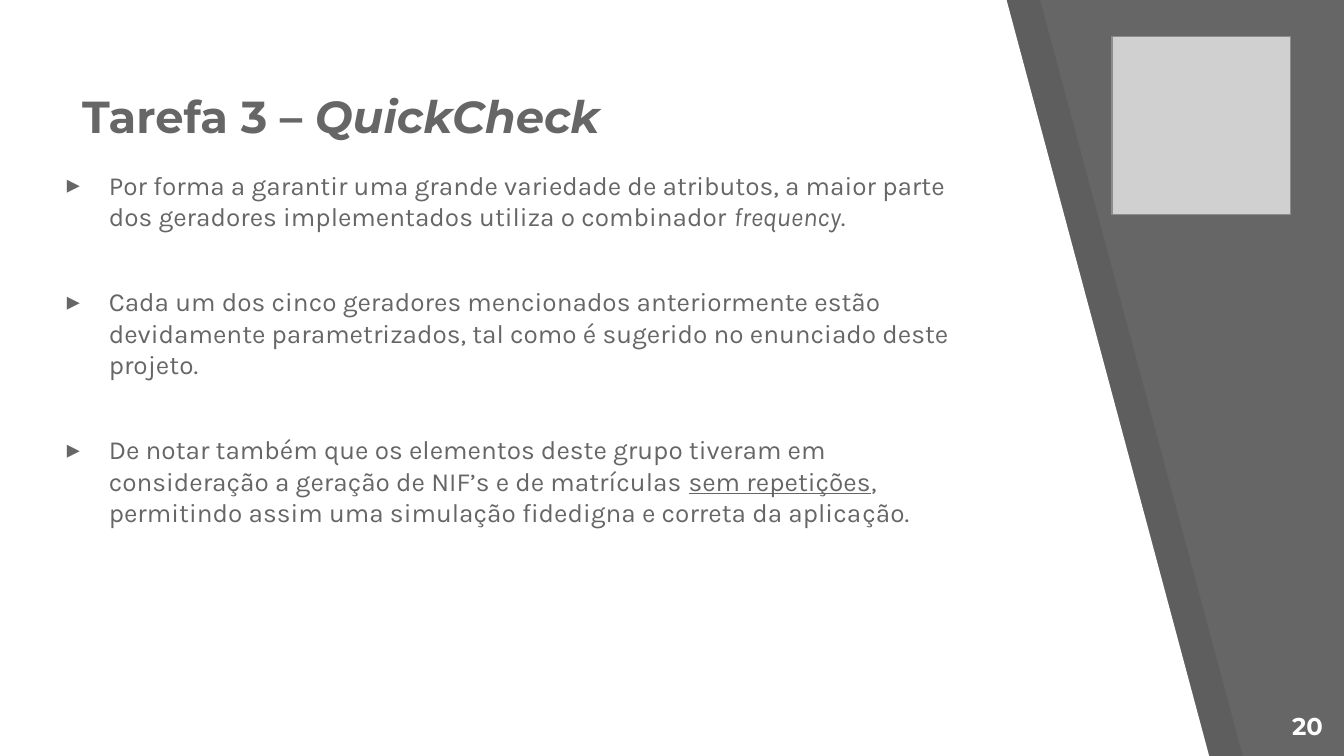
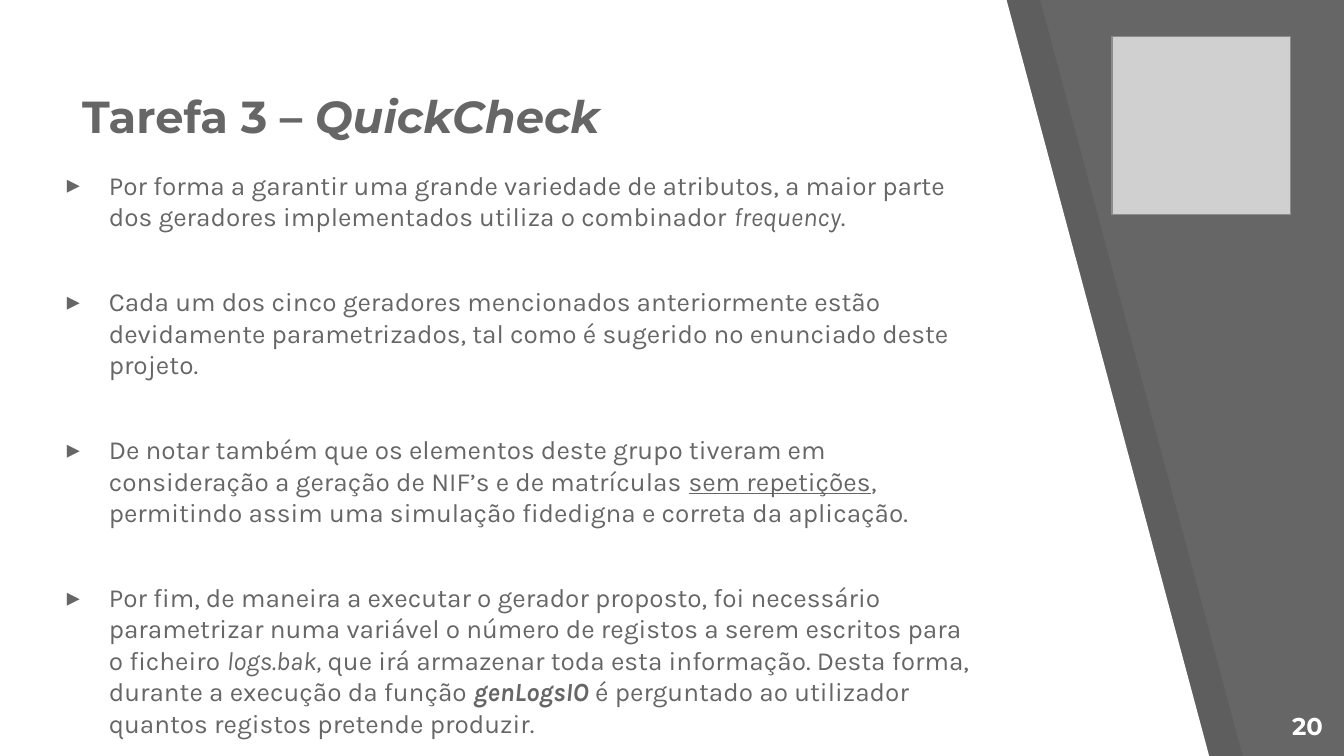
Before and after one commit to Nelson198/ATS, a slide deck: slide 20 of Apresentação.pptx. Drawn at 1344x756 pixels with LibreOffice and Linux fonts; fonts in the diff are those of the drawing; grey boxes stand for pictures. Boxes give left, top, right and bottom in pixels: in the first picture for what was removed or moved away, otherwise in the second. Text is boxed around its words. In the diff, an @@ line names an element or a change of style, - is before the commit and + after.

```diff
--- a/Apresentação.pptx
+++ b/Apresentação.pptx
@@ text at (109, 439, 969, 708): text changed @@
-▸ De notar também que os elementos deste grupo tiveram em consideração a geração de NIF’s e de matrículas sem repetições, permitindo assim uma simulação fidedigna e correta da aplicação.
+▸ De notar também que os elementos deste grupo tiveram em consideração a geração de NIF’s e de matrículas sem repetições, permitindo assim uma simulação fidedigna e correta da aplicação.
+▸ Por fim, de maneira a executar o gerador proposto, foi necessário parametrizar numa variável o número de registos a serem escritos para o ficheiro logs.bak, que irá armazenar toda esta informação. Desta forma, durante a execução da função genLogsIO é perguntado ao utilizador quantos registos pretende produzir.
```
Also in this commit, not shown: 4 other slides changed, 1 slide added, 3 other files.
